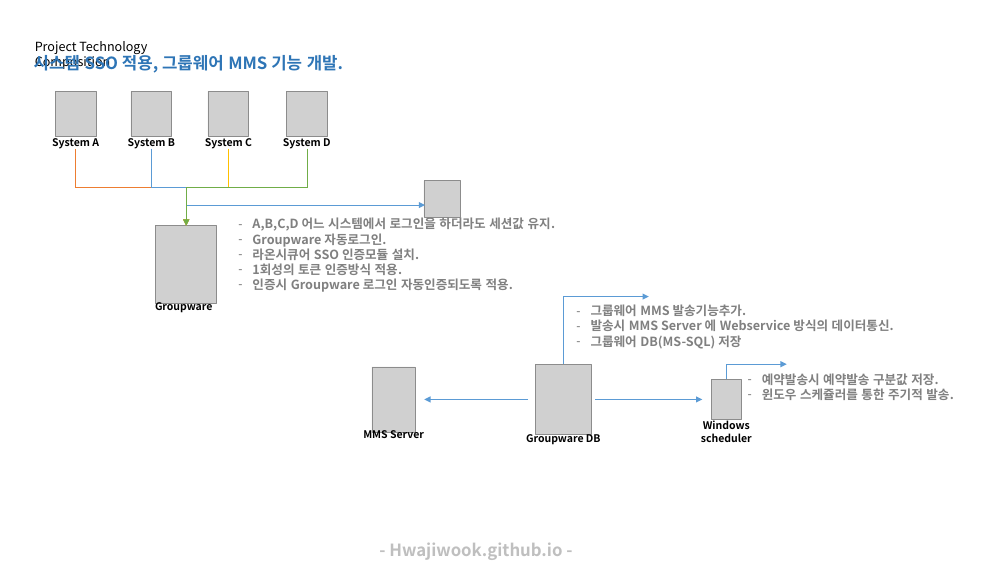
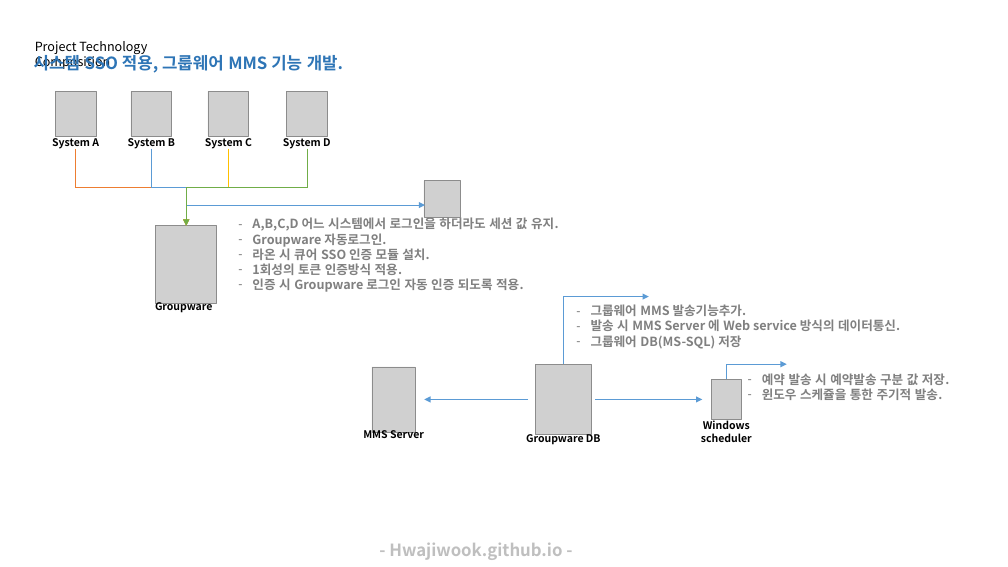
Before and after one commit to hwajiwook/hwajiwook.github.io, a slide deck: slide 1 of assets/document/남부발전 SSO적용. MMS 기능개발.pptx. Drawn at 1008x567 pixels with LibreOffice and Linux fonts; fonts in the diff are those of the drawing; grey boxes stand for pictures. Boxes give left, top, right and bottom in pixels: in the first picture for what was removed or moved away, otherwise in the second. Text is boxed around its words. In the diff, an @@ line names an element or a change of style, - is before the commit and + after.

```diff
--- a/assets/document/남부발전 SSO적용. MMS 기능개발.pptx
+++ b/assets/document/남부발전 SSO적용. MMS 기능개발.pptx
@@ text at bbox=[252, 215, 559, 231]: spaces changed @@
-– A,B,C,D 어느 시스템에서 로그인을 하더라도 세션값 유지.
+– A,B,C,D 어느 시스템에서 로그인을 하더라도 세션 값 유지.
@@ text at bbox=[252, 246, 429, 260]: spaces changed @@
-– 라온시큐어 SSO 인증모듈 설치.
+– 라온 시 큐어 SSO 인증 모듈 설치.
@@ text at bbox=[252, 278, 523, 292]: spaces changed @@
-– 인증시 Groupware 로그인 자동인증되도록 적용.
+– 인증 시 Groupware 로그인 자동 인증 되도록 적용.
@@ text at bbox=[591, 319, 900, 331]: spaces changed @@
-– 발송시 MMS Server 에 Webservice 방식의 데이터통신.
+– 발송 시 MMS Server 에 Web service 방식의 데이터통신.
@@ text at bbox=[762, 373, 950, 400]: text changed @@
-– 예약발송시 예약발송 구분값 저장.
-– 윈도우 스케쥴러를 통한 주기적 발송.
+– 예약 발송 시 예약발송 구분 값 저장.
+– 윈도우 스케쥴을 통한 주기적 발송.
```
Also in this commit, not shown: 2 other files.
